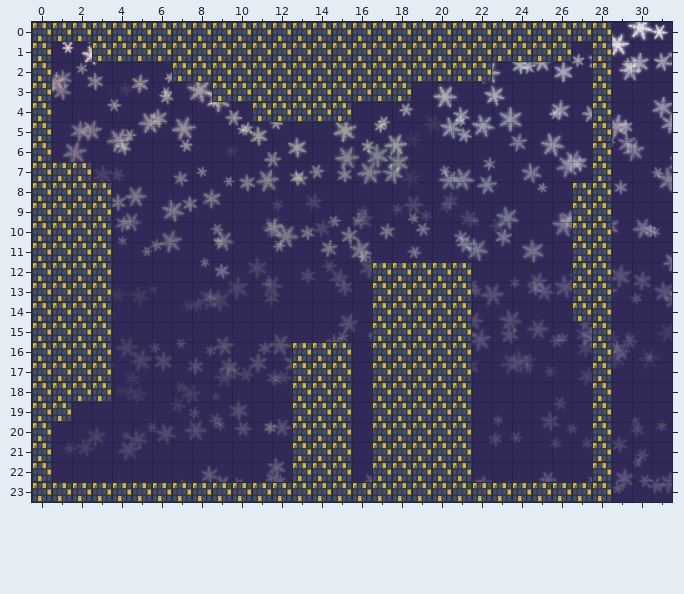
A Tiled map (JSON) gets an edit: assets/levels/first_level.json. The picture above was drawn from the file before the commit.
Cells are 32x32 px. Shown: x 0..31, y 0..23.
After the commit:
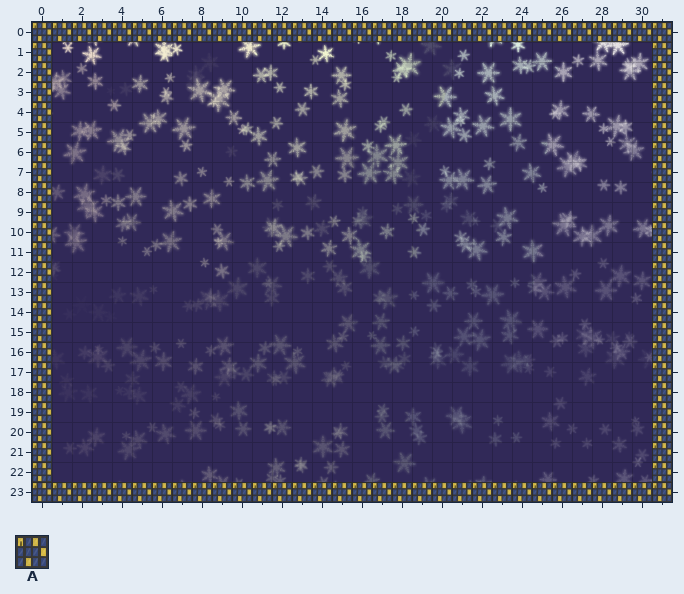
Key: from "urban_block": A 0.
_ is an empty cell, . an unchanged one.
The edit:
--- layer "Terrain"
@@ x 1..31 @@
- 0 ............................___
- 1 ..AAAAAAAAAAAAAAAAAAAAAAAA.A.._
- 2 ......AAAAAAAAAAAAAAAA.....A.._
- 3 ........AAAAAAAAAA.........A.._
- 4 ..........AAAAA............A.._
- 5 ...........................A.._
- 6 ...........................A.._
- 7 AA.........................A.._
- 8 AAA.......................AA.._
- 9 AAA.......................AA.._
-10 AAA.......................AA.._
-11 AAA.......................AA.._
-12 AAA.............AAAAA.....AA.._
-13 AAA.............AAAAA.....AA.._
-14 AAA.............AAAAA.....AA.._
-15 AAA.............AAAAA......A.._
-16 AAA.........AAA.AAAAA......A.._
-17 AAA.........AAA.AAAAA......A.._
-18 AAA.........AAA.AAAAA......A.._
-19 A...........AAA.AAAAA......A.._
-20 ............AAA.AAAAA......A.._
-21 ............AAA.AAAAA......A.._
-22 ............AAA.AAAAA......A.._
-23 ............................___
+ 0 ............................AAA
+ 1 ..________________________._..A
+ 2 ......________________....._..A
+ 3 ........__________........._..A
+ 4 .........._____............_..A
+ 5 ..........................._..A
+ 6 ..........................._..A
+ 7 __........................._..A
+ 8 ___.......................__..A
+ 9 ___.......................__..A
+10 ___.......................__..A
+11 ___.......................__..A
+12 ___............._____.....__..A
+13 ___............._____.....__..A
+14 ___............._____.....__..A
+15 ___............._____......_..A
+16 ___.........___._____......_..A
+17 ___.........___._____......_..A
+18 ___.........___._____......_..A
+19 _...........___._____......_..A
+20 ............___._____......_..A
+21 ............___._____......_..A
+22 ............___._____......_..A
+23 ............................AAA
Where, in picture pixels (left, top, right, bottom), the same in both pictures:
changed: (572, 22, 672, 502)
removed: (92, 42, 572, 122)
removed: (52, 162, 112, 422)
removed: (372, 262, 472, 482)
removed: (292, 342, 352, 482)
